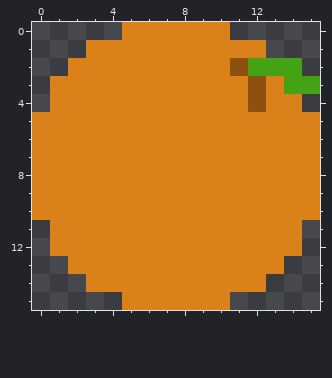
File history of a pixel-art sprite, sprites/sItemPickupOrange/layers/f303183d-91e1-433a-a72f-a4a560e5740b/a3793724-502f-47cb-8ac2-ecfc8a634cf5.png. Above, as it was before the edit.
The file is 32x32 pixels, drawn in blocks of 2x2; one block is one cell here.
After:
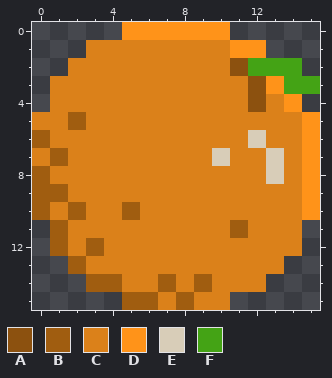
Palette (. is transparent): A #8c510f  B #a05d10  C #db811a  D #ff9319  E #d8cdb8  F #44a315
Change:
y 0: x 5..10 CCCCCC -> DDDDDD
y 1: x 11..12 CC -> DD
y 3: x 13 C -> D
y 4: x 14 C -> D
y 5: x 2 C -> B; x 15 C -> D
y 6: x 0 C -> B; x 12 C -> E; x 15 C -> D
y 7: x 1 C -> B; x 10 C -> E; x 13 C -> E; x 15 C -> D
y 8: x 0 C -> B; x 13 C -> E; x 15 C -> D
y 9: x 0..1 CC -> BB; x 15 C -> D
y 10: x 0 C -> B; x 2 C -> B; x 5 C -> B; x 15 C -> D
y 11: x 1 C -> B; x 11 C -> B
y 12: x 1 C -> B; x 3 C -> B
y 13: x 2 C -> B
y 14: x 3..4 CC -> BB; x 7 C -> B; x 9 C -> B
y 15: x 5..6 CC -> BB; x 8 C -> B
Where, in picture pixels (left, top, right, bottom), the same in both pictures:
changed: (32, 22, 320, 310)
